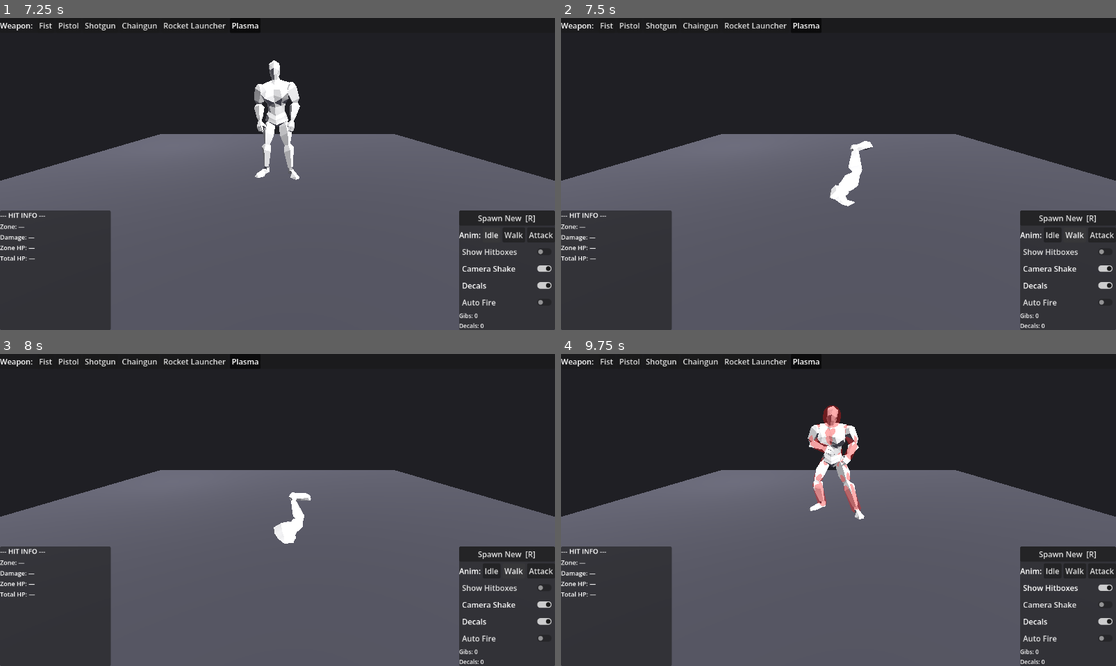
Above: before the commit, frames 1-4 (two rows, left to right).
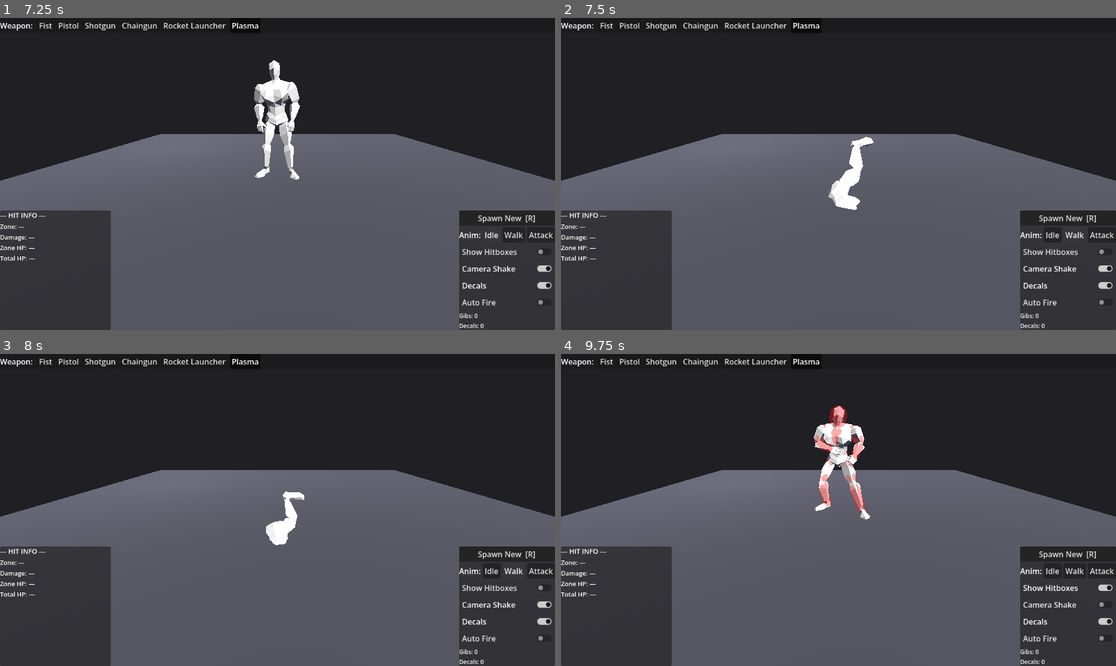
Above: after the commit, the same moments.

Repository: alexnox744-afk/gib-stand
Game: Godot game, scene res://scenes/TestStand.tscn
Same seed, same stepped clock (60 frames per second), same inputs: the game is played once before the commit and once after it.
Inputs:
- Up to frame 1 (7.25 s): click "Spawn New [R]" at 0.5 s; click "Spawn New [R]" at 1.25 s; click "Fist" at 2 s; click "Pistol" at 2.75 s; click "Shotgun" at 3.5 s; click "Chaingun" at 4.25 s; click "Rocket Launcher" at 5 s; click "Plasma" at 5.75 s; click "Idle" at 6.5 s
- Up to frame 2 (7.5 s): click "Walk" at 7.25 s
- Up to frame 3 (8 s): no input
- Up to frame 4 (9.75 s): click "Attack" at 8 s; click "Show Hitboxes" at 8.75 s; click "Camera Shake" at 9.5 s

Frame 1 is identical in both runs. In frame 2, 0.3% of the frame differs, in the area x 48-57%, y 38-62%; in frame 3, 0.5%; in frame 4, 1.9%, in the area x 44-56%, y 16-54%.

Commit message:
Strip root motion from walk/attack so the zombie animates in place
Mixamo's In Place didn't take — walk/attack still translate the Hips
forward (~0.22 Z on walk). _strip_root_motion pins the root bone's X/Z to
the first frame's value while keeping the vertical bob, so the clips play
on the spot. Actual locomotion will come from AI later.

Co-Authored-By: Claude Opus 4.8 <noreply@anthropic.com>
Claude-Session: https://claude.ai/code/session_013JB6hRmxKWCMDvgayNmaPP

Diff:
--- a/scripts/Enemy.gd
+++ b/scripts/Enemy.gd
@@ -204,6 +204,33 @@
 			_anim_attack = a
 		else:
 			_anim_idle = a
+	# Mixamo-клипы едут вперёд (root motion на кости Hips). Фиксируем горизонталь
+	# корня, чтобы зомби анимировался НА МЕСТЕ — перемещение сделает будущий ИИ.
+	if _anim_walk != "":
+		_strip_root_motion(_anim_walk)
+	if _anim_attack != "":
+		_strip_root_motion(_anim_attack)
+
+# Зануляем горизонтальное смещение корневой кости в клипе: X/Z держим на
+# значении первого кадра, вертикальный bob (Y) оставляем для живости.
+func _strip_root_motion(clip: String) -> void:
+	if _anim_player == null:
+		return
+	var anim := _anim_player.get_animation(clip)
+	if anim == null:
+		return
+	for ti in anim.get_track_count():
+		if anim.track_get_type(ti) != Animation.TYPE_POSITION_3D:
+			continue
+		if not str(anim.track_get_path(ti)).contains("Hips"):
+			continue
+		var key_count := anim.track_get_key_count(ti)
+		if key_count == 0:
+			continue
+		var first: Vector3 = anim.track_get_key_value(ti, 0)
+		for ki in key_count:
+			var v: Vector3 = anim.track_get_key_value(ti, ki)
+			anim.track_set_key_value(ti, ki, Vector3(first.x, v.y, first.z))
 
 func _play_clip(clip: String, loop: bool) -> void:
 	if _anim_player == null or clip == "" or not _anim_player.has_animation(clip):
